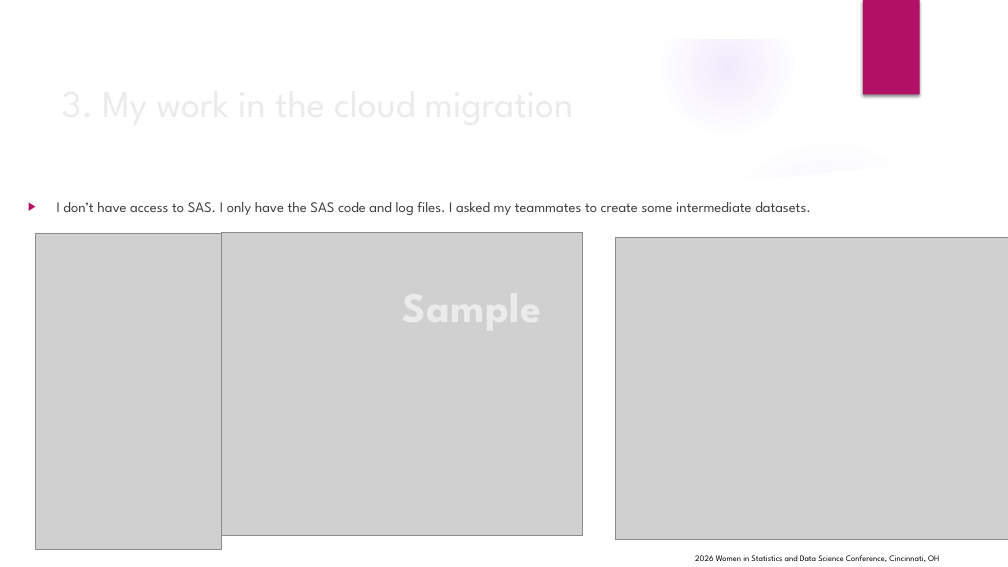
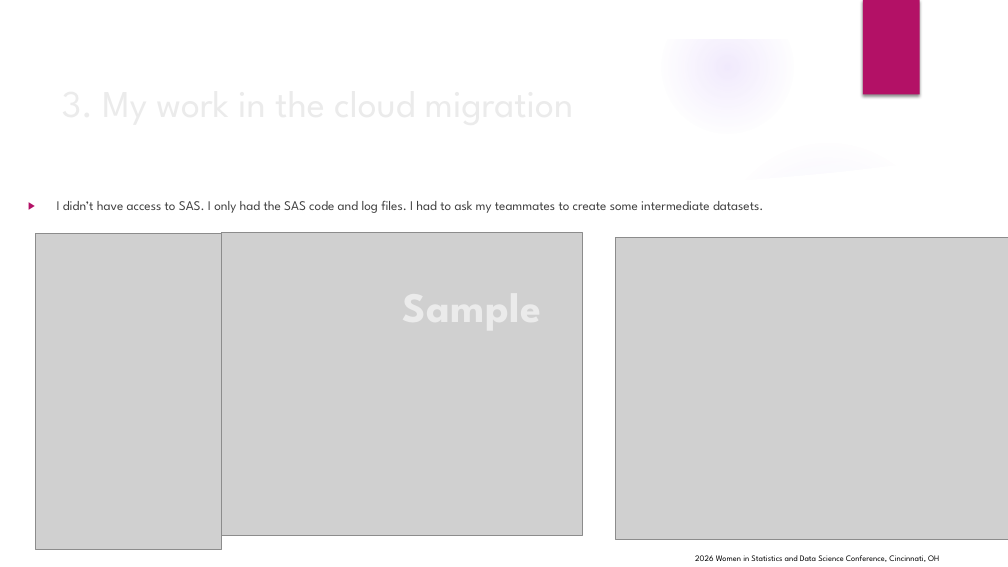
Before and after one commit to wx2123/WSDS-2026-OH, a slide deck: slide 7 of From On-Premises to Cloud.pptx. Drawn at 1008x567 pixels with LibreOffice and Linux fonts; fonts in the diff are those of the drawing; grey boxes stand for pictures; background and template pictures are left out. Boxes give left, top, right and bottom in pixels: in the first picture for what was removed or moved away, otherwise in the second. Text is boxed around its words. In the diff, an @@ line names an element or a change of style, - is before the commit and + after.

```diff
--- a/From On-Premises to Cloud.pptx
+++ b/From On-Premises to Cloud.pptx
@@ text at <box>57,200,763,213</box>: text changed; size 13.9 to 12.6 pt @@
-▶ I don’t have access to SAS. I only have the SAS code and log files. I asked my teammates to create some intermediate datasets.
+▶ I didn’t have access to SAS. I only had the SAS code and log files. I had to ask my teammates to create some intermediate datasets.
```
Also in this commit, not shown: 1 other slide changed, 7 slides added, 1 other file.
